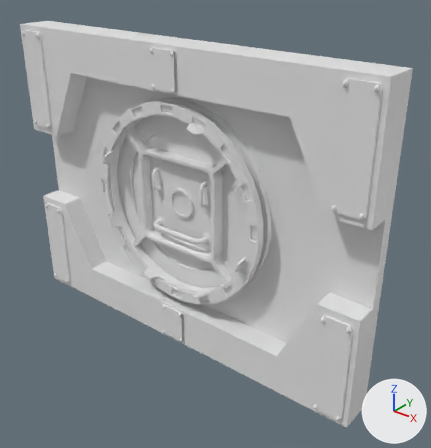
A saved change to the FBX model Assets/Models/Dockingstation.fbx.
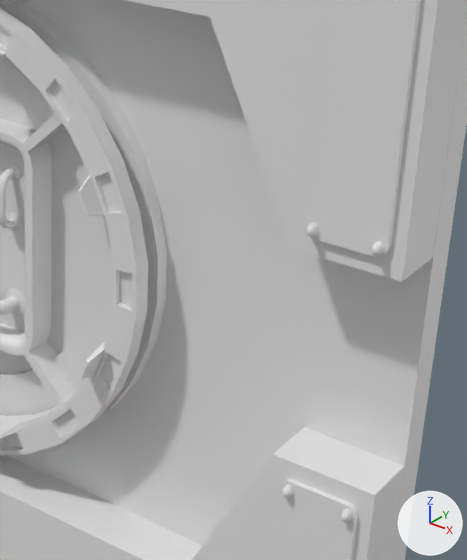
The first picture shows the older version from a camera (50 mm lens) standing at (3.3, -4.0, 2.38) and looking at (0.08, 0.02, -0.11). The close-ups show both versions on the part from 46% to 93% of the width and 25% to 78% of the height of that picture. The lights are fixed; the arrows at lower right show +X, +Y and +Z. Where no turn or scale is listed for an object, it has been applied to the vertices.

Objects in the first close-up: 'Back wall', 'Docking ring', 'Frame', 'Handle', 'Handles', 'Hatch', 'Panels'.
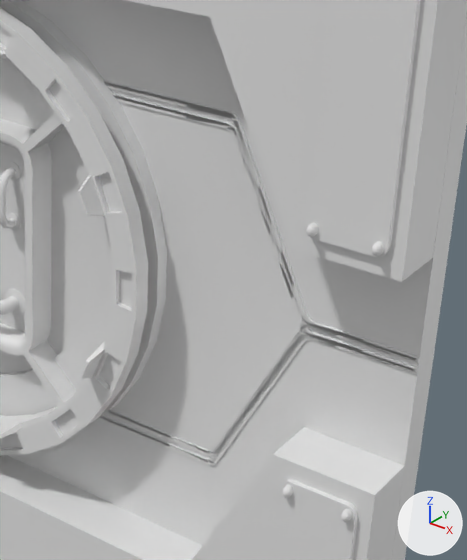
Location of each change, [x1, y1, x2, y2] in pixels of the close-ups (467 x 560 px):
'Wall lines', added: after [97, 81, 419, 465]

What the commit changed:
Material 'Material.001' (mat_material_001) is new.
Its base color is (0.8, 0.8, 0.8) (white #e7e7e7).
Mesh me_cube_012 is new.
It has 840 vertices, 872 faces and spans x -2.0..2.0, y -0.05..0.05, z -0.71..0.71.
It uses material mat_material_001 (white #e7e7e7).
Object 'Wall lines' (ob_wall_lines) is new; it shows me_cube_012.
Its location is (-0.237, 0.0, 0.057).
